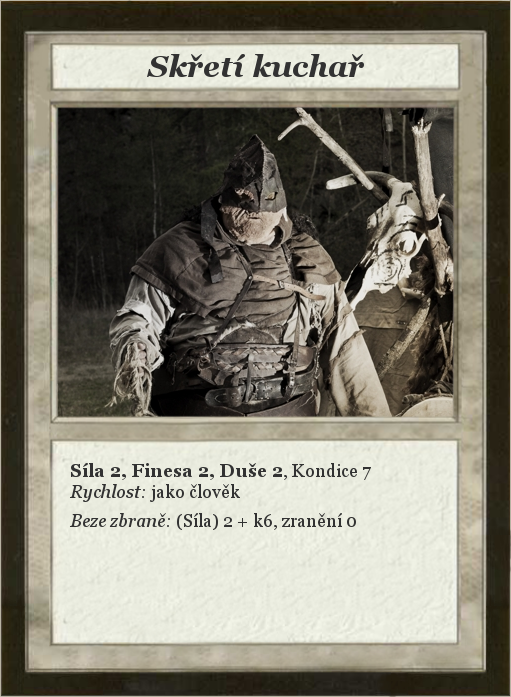
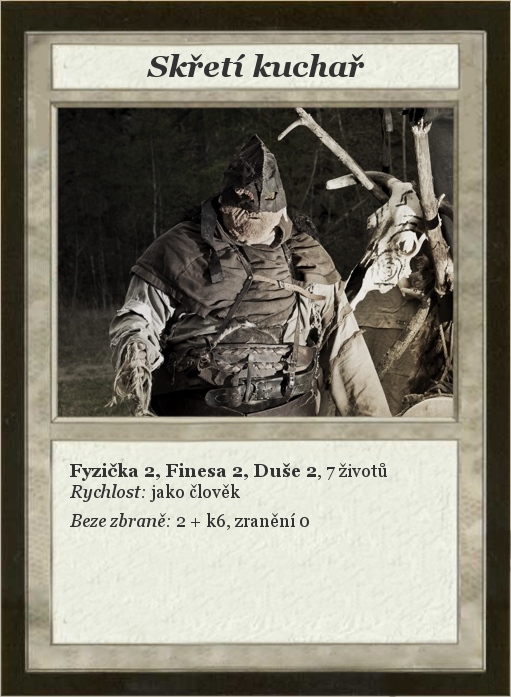
Revision of a layered 511x697 image; what changed, layer by layer:
renamed "Síla 2, Finesa 2, Duše 2, Kond..." to "Fyzička 2, Finesa 2, Duše 2, 7...", painted on it over [70, 463, 387, 530]
